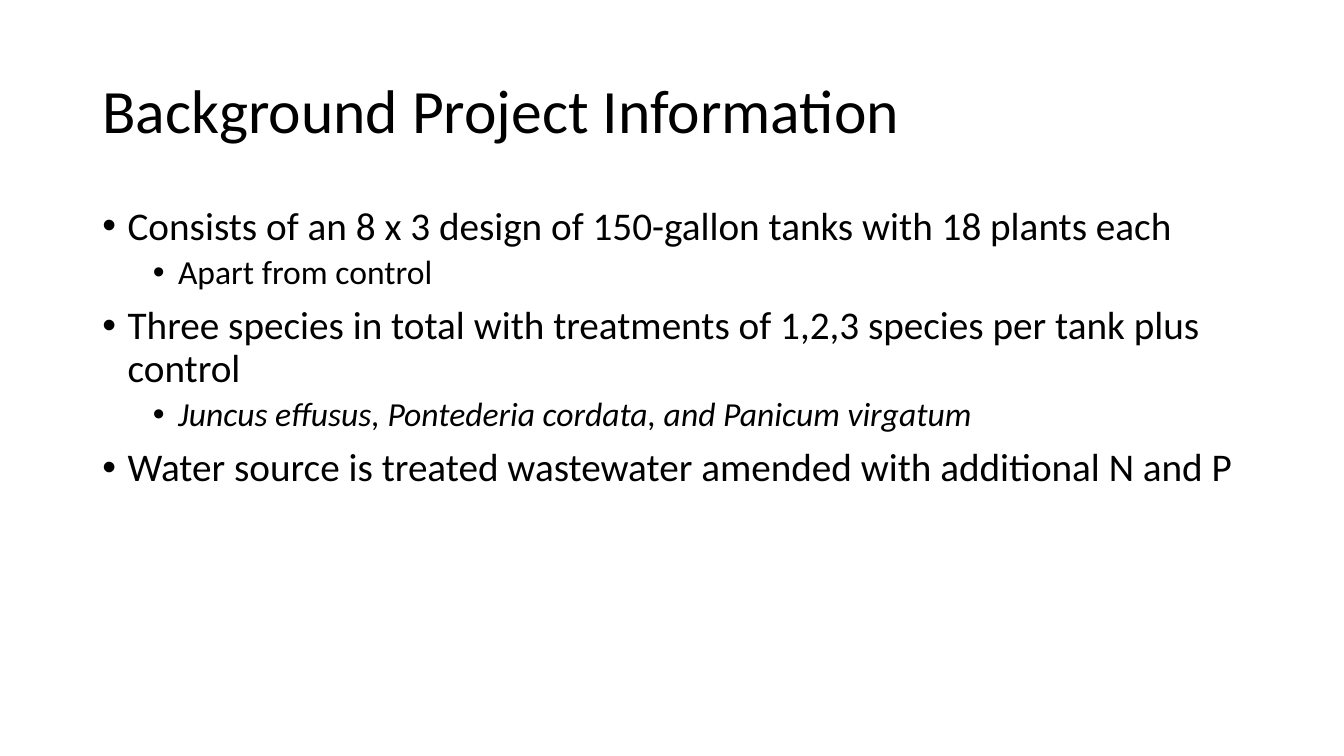
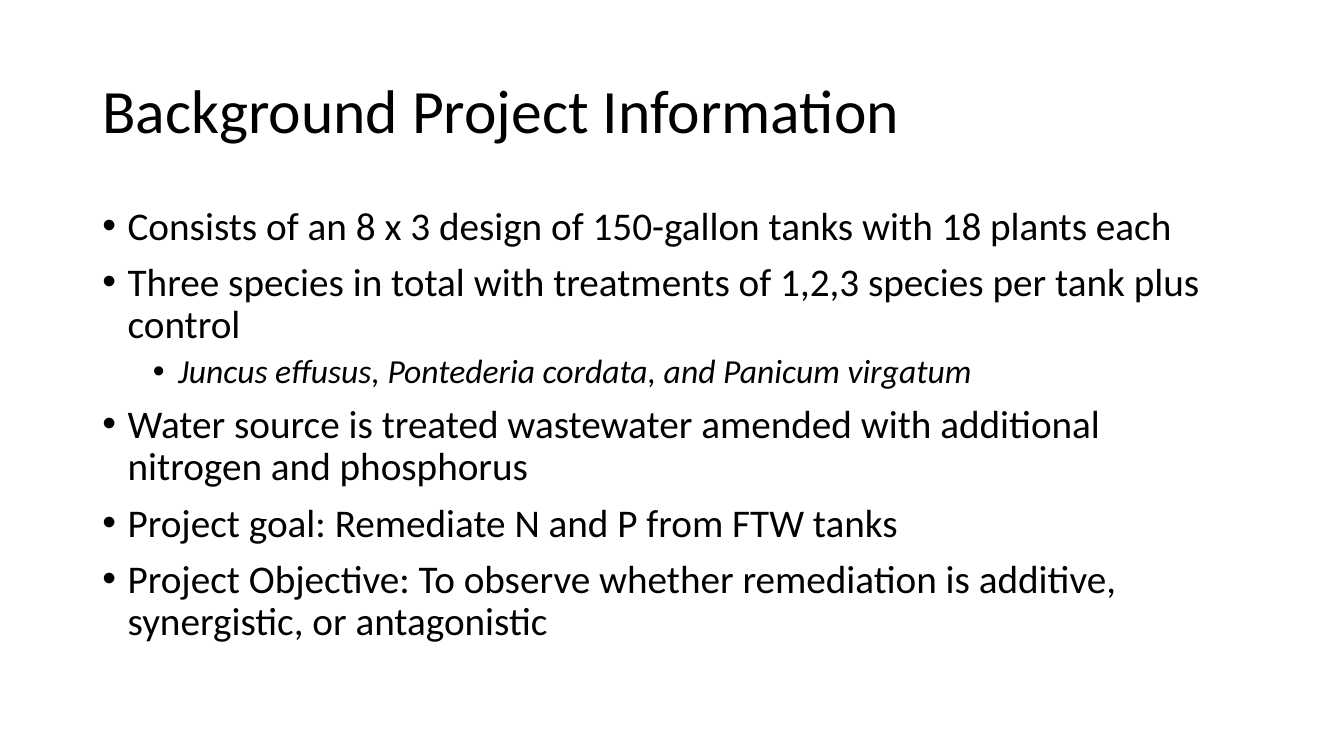
Before and after one commit to Matt9120/PracComp2022, a slide deck: slide 2 of BIOL6220Final.pptx. Drawn at 1344x756 pixels with LibreOffice and Linux fonts; fonts in the diff are those of the drawing. Boxes give left, top, right and bottom in pixels: in the first picture for what was removed or moved away, otherwise in the second. Text is boxed around its words. In the diff, an @@ line names an element or a change of style, - is before the commit and + after.

```diff
--- a/BIOL6220Final.pptx
+++ b/BIOL6220Final.pptx
@@ text at (178,260,432,290): paragraph removed @@
-  • Apart from control
@@ text at (128,410,1116,642): text changed @@
-• Water source is treated wastewater amended with additional N and P
+• Water source is treated wastewater amended with additional nitrogen and phosphorus
+• Project goal: Remediate N and P from FTW tanks
+• Project Objective: To observe whether remediation is additive, synergistic, or antagonistic
```
Also in this commit, not shown: 2 other files.
